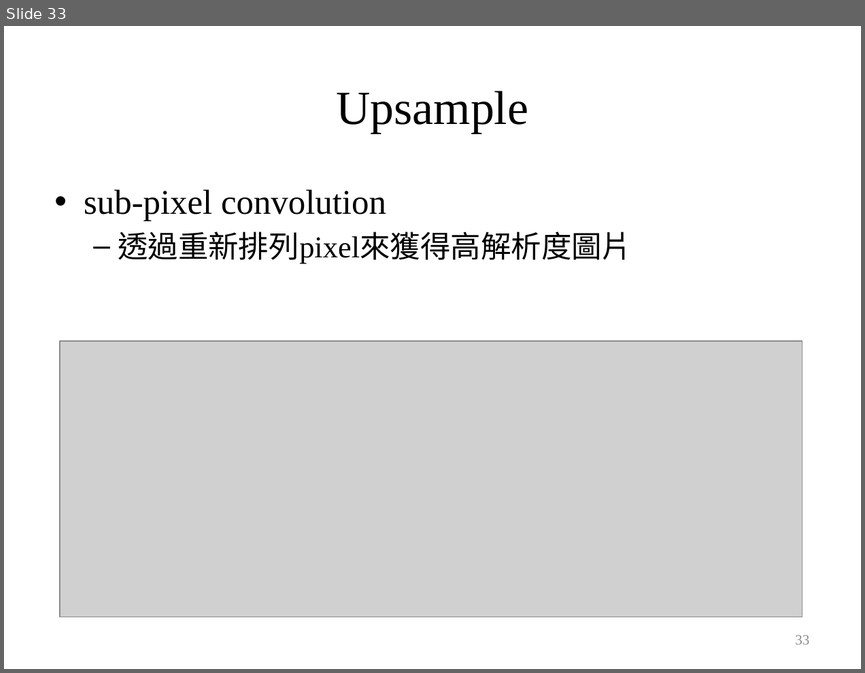
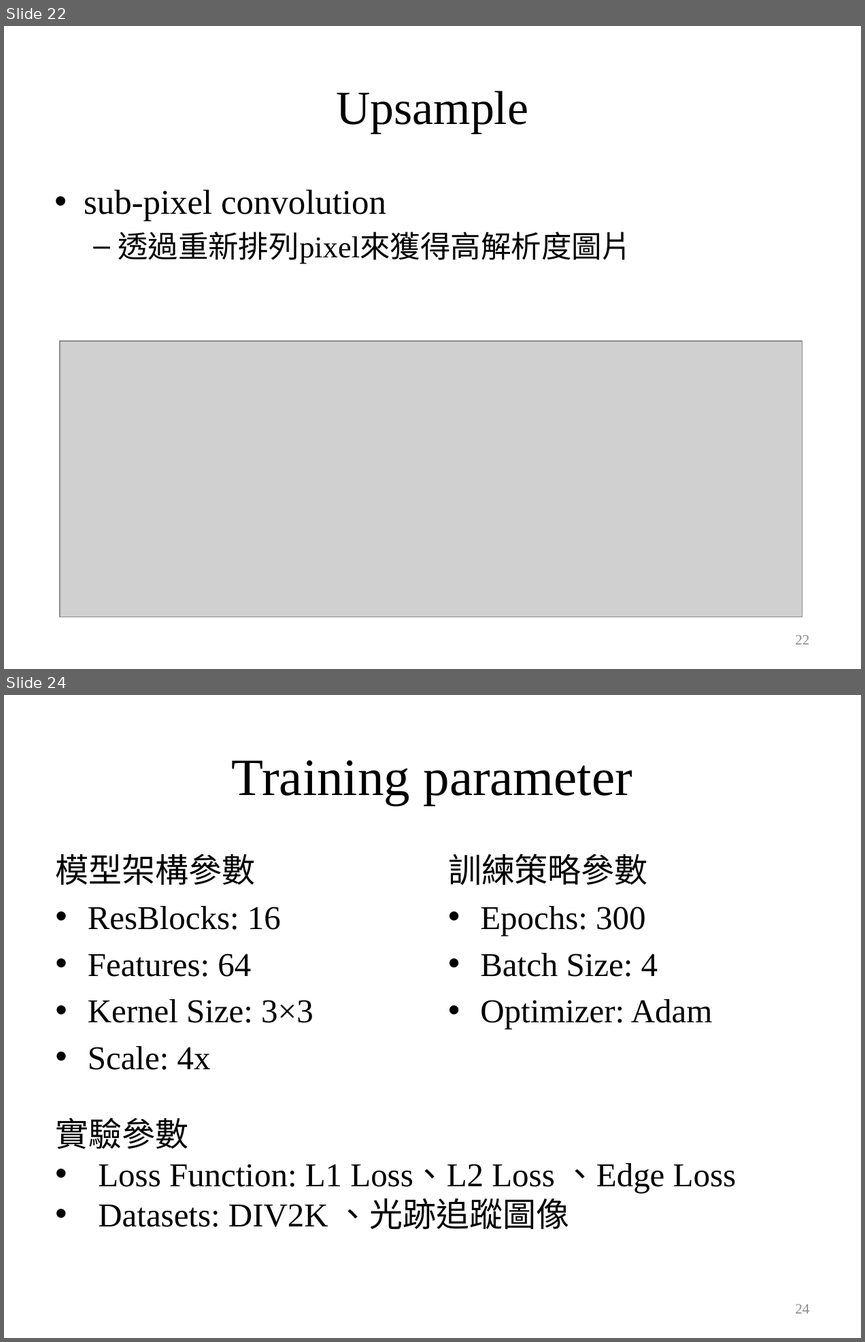
Before and after one commit to ttcpsntpc/Neumerical-Analysis, a slide deck: Lagrange interpolation/專題/專題決賽報告檔.pptx. Shown one above the other, each under a label of ours: slide 33 before the commit, slides 22 and 24 after it; the slides between them are not shown. The pictures are 865x673 and 865x1342 pixels, drawn with LibreOffice and Linux fonts; fonts in the diff are those of the drawing; grey boxes stand for pictures. Boxes give left, top, right and bottom in pixels: in the first picture for what was removed or moved away, otherwise in the second. Text is boxed around its words. In the diff, an @@ line names an element or a change of style, - is before the commit and + after.

```diff
--- a/Lagrange interpolation/專題/專題決賽報告檔.pptx
+++ b/Lagrange interpolation/專題/專題決賽報告檔.pptx
@@ slide 24 added at bbox=[4, 695, 861, 1338], background #FFFFFF @@
@@ title added at bbox=[232, 760, 632, 805], 44 pt, text #000000 @@
+Training parameter
@@ text added at bbox=[56, 853, 313, 1070], 28 pt, text #000000 @@
+模型架構參數
+• ResBlocks: 16
+• Features: 64
+• Kernel Size: 3×3
+• Scale: 4x
@@ text added at bbox=[448, 853, 713, 1029], 28 pt, text #000000 @@
+訓練策略參數
+• Epochs: 300
+• Batch Size: 4
+• Optimizer: Adam
@@ text added at bbox=[55, 1117, 736, 1229], 28 pt, text #000000 @@
+實驗參數
+• Loss Function: L1 Loss、L2 Loss 、Edge Loss
+• Datasets: DIV2K 、光跡追蹤圖像
@@ page number added at bbox=[795, 1304, 809, 1313], 12 pt, text #8C8C8C @@
+24
@@ what was slide 33 is now slide 22 @@
@@ page number at bbox=[795, 635, 809, 644]: text changed @@
-33
+22
```
Also in this commit, not shown: 11 slides changed, 5 other slides added, 19 slides removed.
